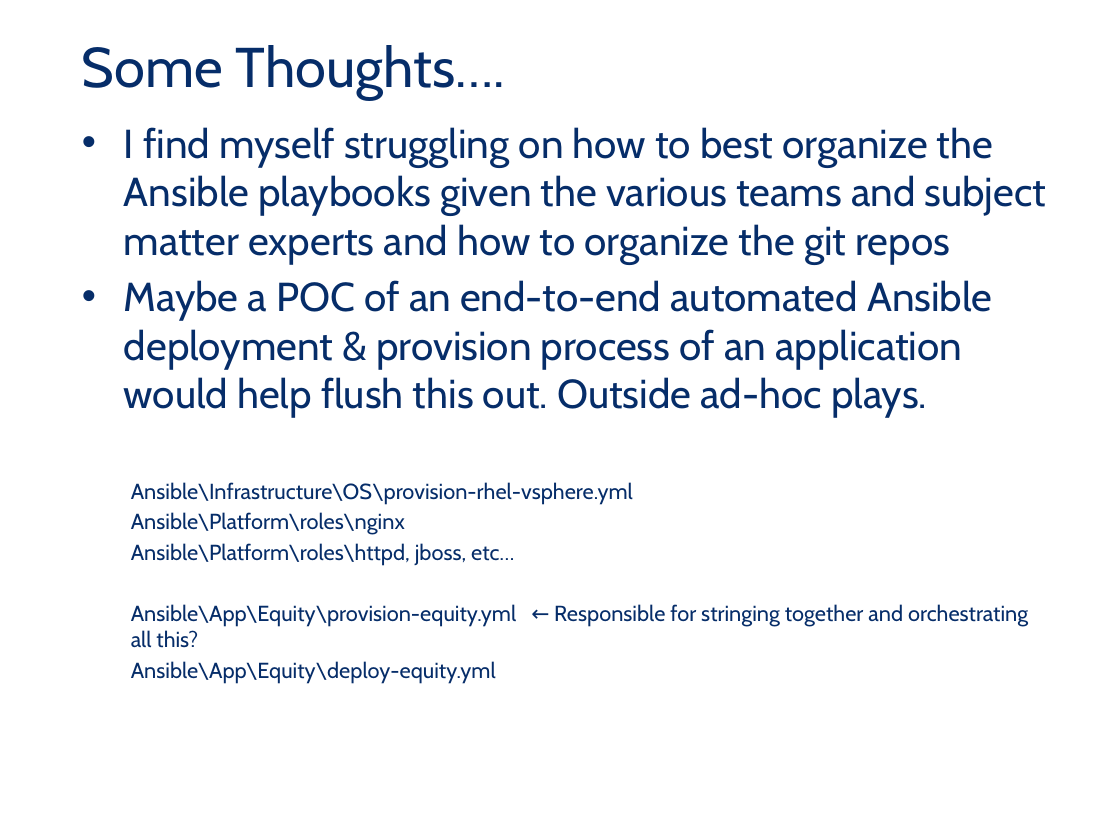
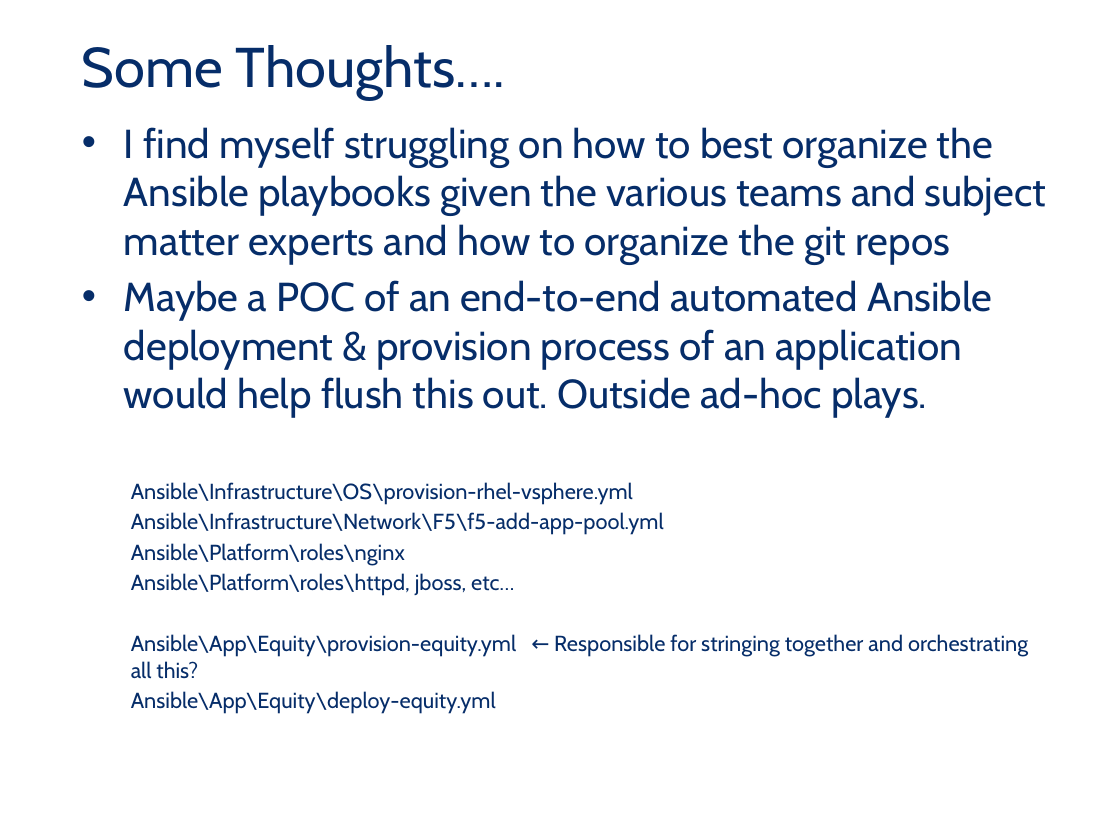
Before and after one commit to sarlindo/ansibledemo, a slide deck: slide 13 of TMX_Ansible_KnowledgeSharing.pptx. Drawn at 1120x840 pixels with LibreOffice and Linux fonts; fonts in the diff are those of the drawing; background and template pictures are left out. Boxes give left, top, right and bottom in pixels: in the first picture for what was removed or moved away, otherwise in the second. Text is boxed around its words. In the diff, an @@ line names an element or a change of style, - is before the commit and + after.

```diff
--- a/TMX_Ansible_KnowledgeSharing.pptx
+++ b/TMX_Ansible_KnowledgeSharing.pptx
@@ text at (131,512,664,535): paragraph added @@
+  Ansible\Infrastructure\Network\F5\f5-add-app-pool.yml
```
Also in this commit, not shown: 4 other slides changed.
